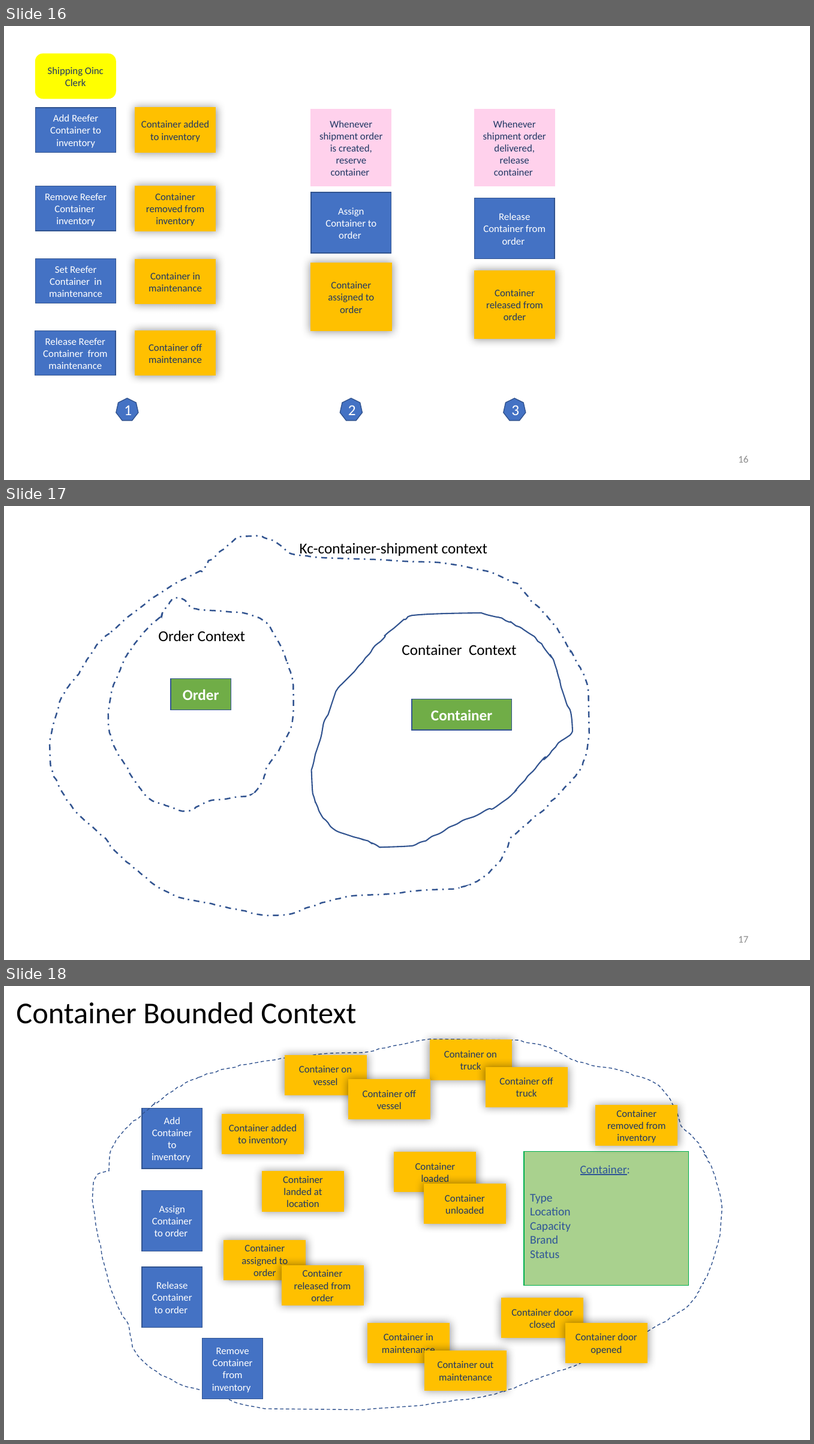
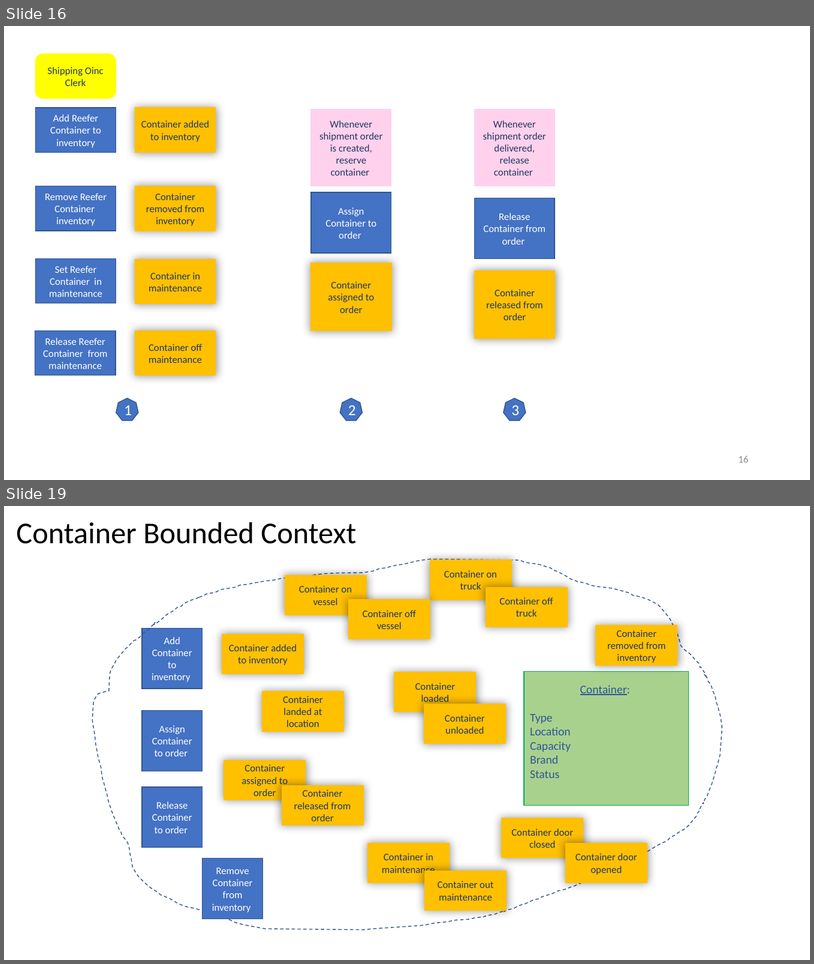
Before and after one commit to ibm-cloud-architecture/refarch-kc, a slide deck: analysis/kc-eventstorming.pptx. Shown one above the other, each under a label of ours: slides 16, 17 and 18 before the commit, slides 16 and 19 after it; the slides between them are not shown. The pictures are 814x1444 and 814x964 pixels, drawn with LibreOffice and Linux fonts; fonts in the diff are those of the drawing. Boxes give left, top, right and bottom in pixels: in the first picture for what was removed or moved away, otherwise in the second. Text is boxed around its words. In the diff, an @@ line names an element or a change of style, - is before the commit and + after.

```diff
--- a/analysis/kc-eventstorming.pptx
+++ b/analysis/kc-eventstorming.pptx
@@ slide 17 removed at (4,506,810,960), background #FFFFFF @@
@@ freeform shape removed at (50,535,590,915) @@
@@ text removed at (300,543,488,558) @@
-Kc-container-shipment context
@@ freeform shape removed at (108,597,294,811) @@
@@ freeform shape removed at (312,613,573,847) @@
@@ text removed at (158,630,245,641) @@
-Order Context
@@ text removed at (402,644,516,655) @@
-Container Context
@@ rectangle removed at (171,679,231,710) @@
-Order
@@ rectangle removed at (412,699,512,730) @@
-Container
@@ page number removed at (738,936,749,942) @@
-17
@@ what was slide 18 is now slide 19 @@
```
Also in this commit, not shown: 1 slide changed, 2 slides added, 41 other files.
